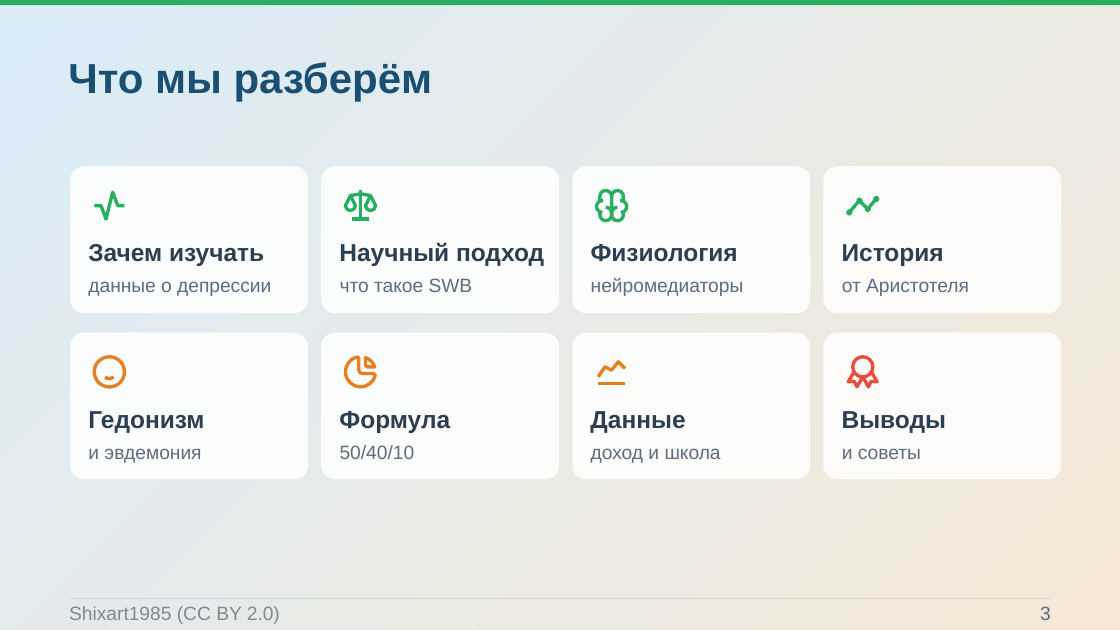
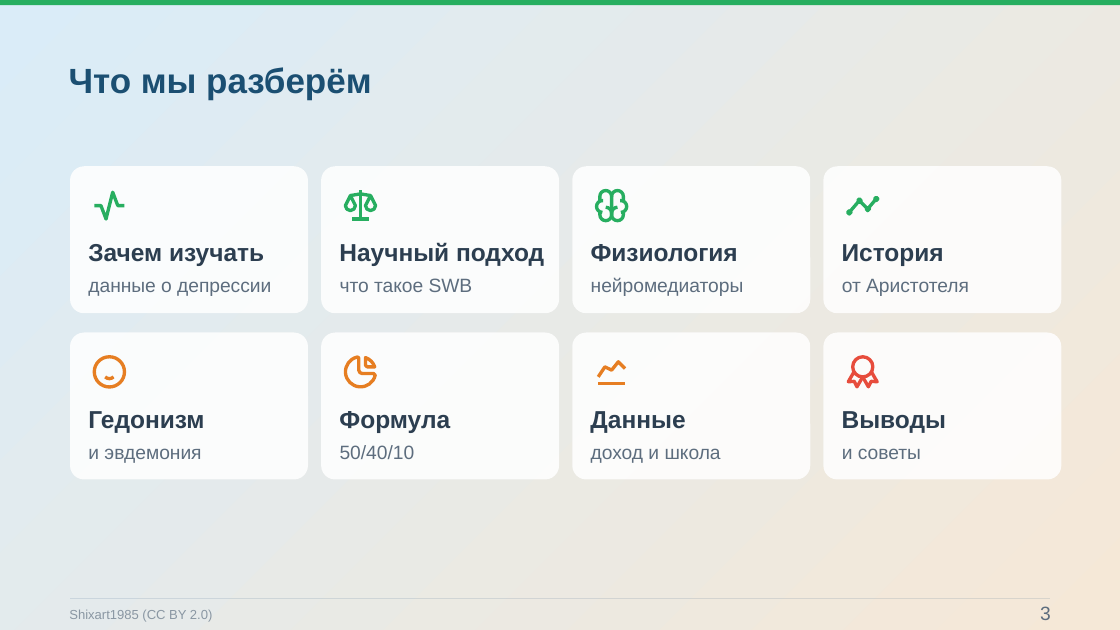
Before and after one commit to Pavel1778/Presentation-happy, a slide deck: slide 3 of Konceptsiya_schastya.pptx. Drawn at 1120x630 pixels with LibreOffice and Linux fonts; fonts in the diff are those of the drawing; background and template pictures are left out. Boxes give left, top, right and bottom in pixels: in the first picture for what was removed or moved away, otherwise in the second. Text is boxed around its words. In the diff, an @@ line names an element or a change of style, - is before the commit and + after.

```diff
--- a/Konceptsiya_schastya.pptx
+++ b/Konceptsiya_schastya.pptx
@@ text "Что мы разберём" at <box>69,67,371,100</box>: size 36 to 30 pt @@
@@ text "Shixart1985 (CC BY 2.0)" at <box>69,609,212,622</box>: size 16.5 to 11.2 pt, text colour #7F8C8D to #8A97A3 @@
```
Also in this commit, not shown: 14 other slides changed, 48 other files.
